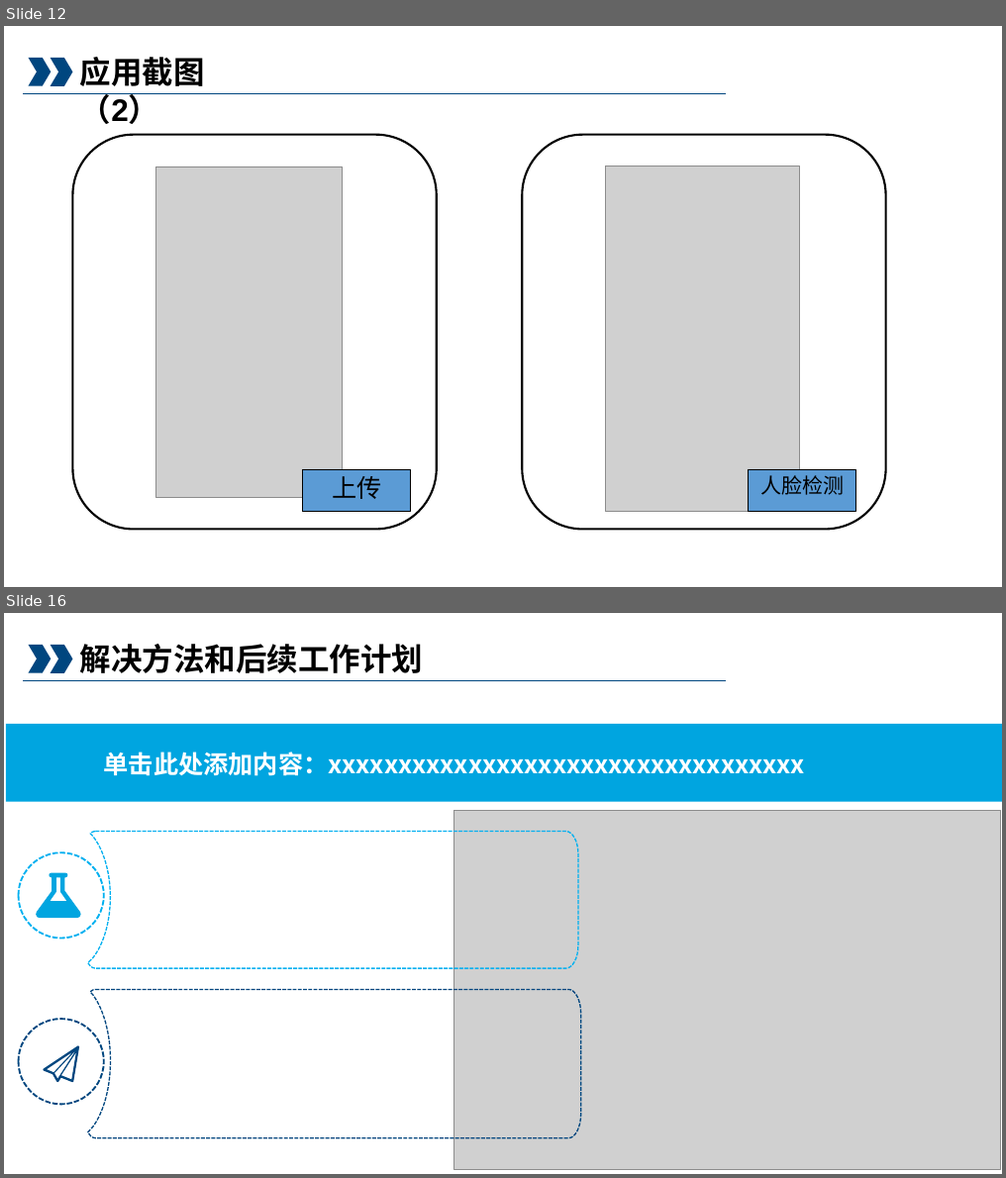
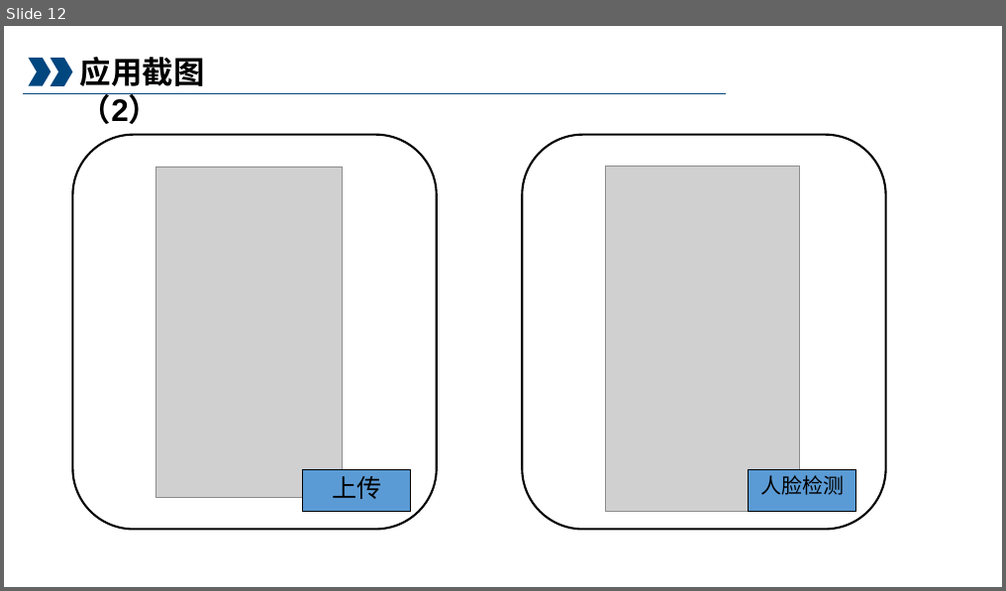
Before and after one commit to zhoujieqaq/android, a slide deck: 项目ppt.pptx. Shown one above the other, each under a label of ours: slides 12 and 16 before the commit, slide 12 after it; the slides between them are not shown. The pictures are 1006x1178 and 1006x591 pixels, drawn with LibreOffice and Linux fonts; fonts in the diff are those of the drawing; grey boxes stand for pictures; background and template pictures are left out. Boxes give left, top, right and bottom in pixels: in the first picture for what was removed or moved away, otherwise in the second. Text is boxed around its words. In the diff, an @@ line names an element or a change of style, - is before the commit and + after.

```diff
--- a/项目ppt.pptx
+++ b/项目ppt.pptx
@@ slide 16 removed at [4,613,1002,1174], background #FFFFFF; not listed: 1 template element that a slide beside it also shows @@
@@ chevron removed at [28,645,51,672] @@
@@ chevron removed at [51,645,73,672] @@
@@ text removed at [80,644,423,673] @@
-解决方法和后续工作计划
@@ rectangle removed at [6,724,1002,802] @@
@@ text removed at [104,752,805,776] @@
-单击此处添加内容：xxxxxxxxxxxxxxxxxxxxxxxxxxxxxxxxxx
@@ picture removed at [453,811,1000,1170] @@
@@ freeform shape removed at [88,832,578,968] @@
@@ ellipse removed at [18,853,104,938] @@
@@ freeform shape removed at [37,872,81,918] @@
@@ freeform shape removed at [88,989,581,1139] @@
@@ ellipse removed at [18,1019,104,1104] @@
@@ freeform shape removed at [43,1047,79,1083] @@
```
Also in this commit, not shown: 4 slides changed, 4 other slides removed.
